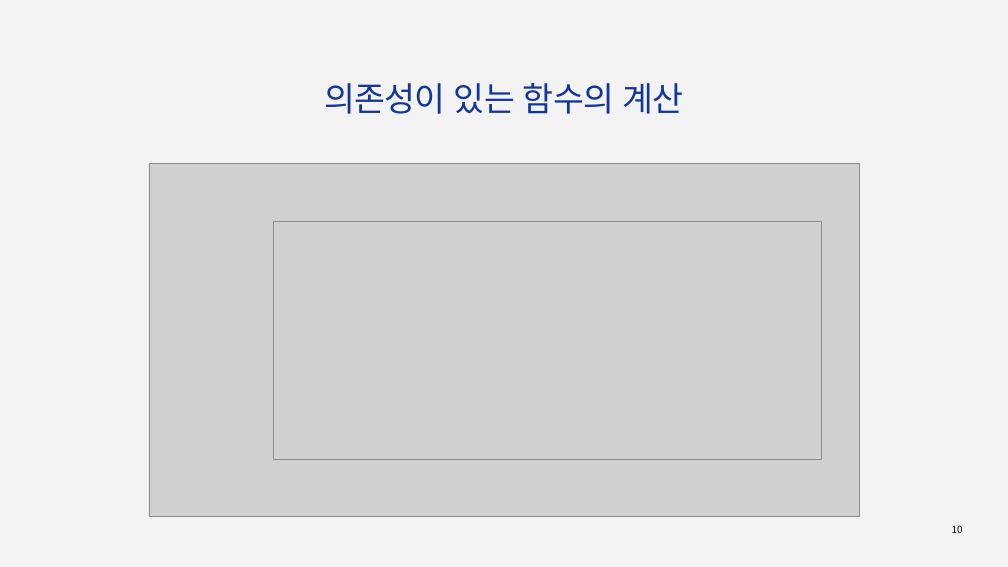
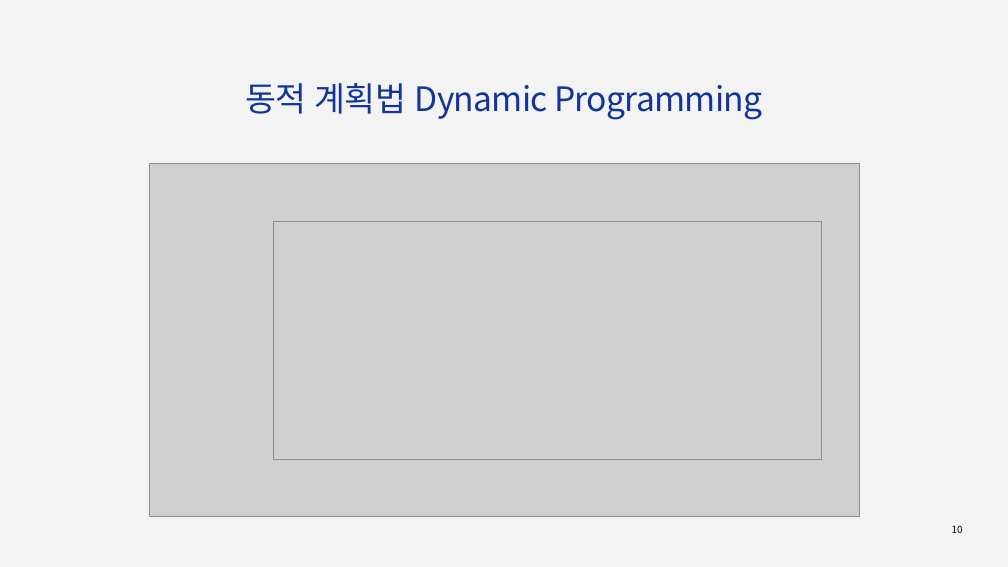
Before and after one commit to mingyeongg/seminar, a slide deck: slide 10 of 쉽게 배우는 역전파 학습법.pptx. Drawn at 1008x567 pixels with LibreOffice and Linux fonts; fonts in the diff are those of the drawing; grey boxes stand for pictures. Boxes give left, top, right and bottom in pixels: in the first picture for what was removed or moved away, otherwise in the second. Text is boxed around its words. In the diff, an @@ line names an element or a change of style, - is before the commit and + after.

```diff
--- a/쉽게 배우는 역전파 학습법.pptx
+++ b/쉽게 배우는 역전파 학습법.pptx
@@ text at box(246, 83, 762, 120): text changed @@
-의존성이 있는 함수의 계산
+동적 계획법 Dynamic Programming
```
Also in this commit, not shown: 10 other slides changed, 2 slides removed.
